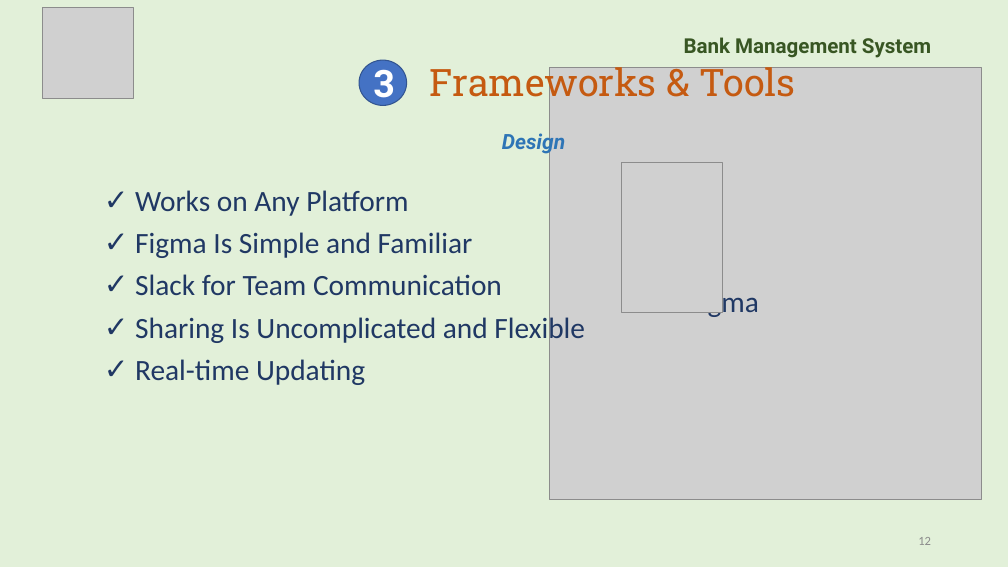
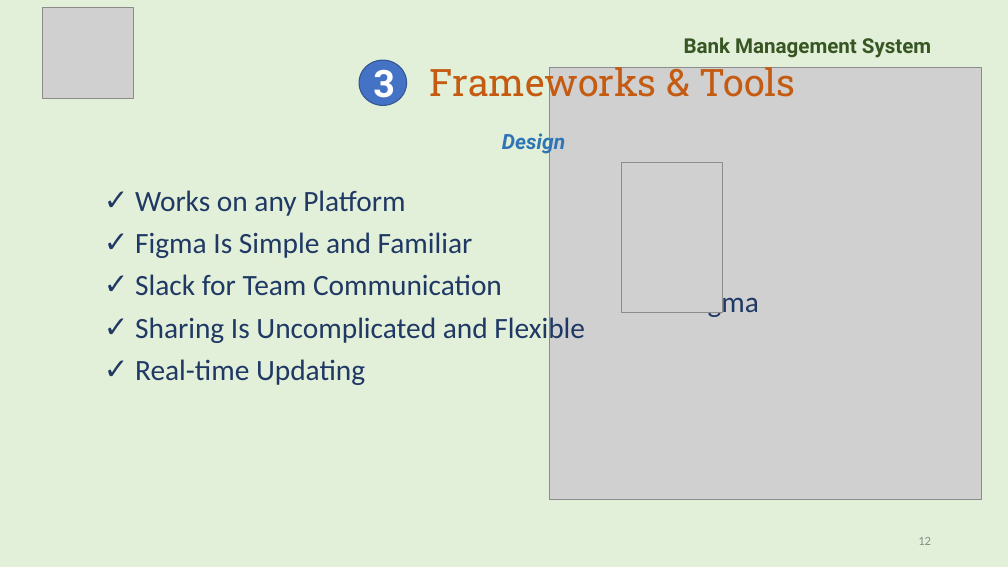
Before and after one commit to PhuongAn2605/SQA-Bank-Management-System, a slide deck: slide 12 of SQA_G4_Tut02_BMS(phase2).pptx. Drawn at 1008x567 pixels with LibreOffice and Linux fonts; fonts in the diff are those of the drawing; grey boxes stand for pictures. Boxes give left, top, right and bottom in pixels: in the first picture for what was removed or moved away, otherwise in the second. Text is boxed around its words. In the diff, an @@ line names an element or a change of style, - is before the commit and + after.

```diff
--- a/SQA_G4_Tut02_BMS(phase2).pptx
+++ b/SQA_G4_Tut02_BMS(phase2).pptx
@@ text at [135,190,405,216]: text changed @@
-✓ Works on Any Platform
+✓ Works on any Platform
```
Also in this commit, not shown: 1 other slide changed, 8 other files.
